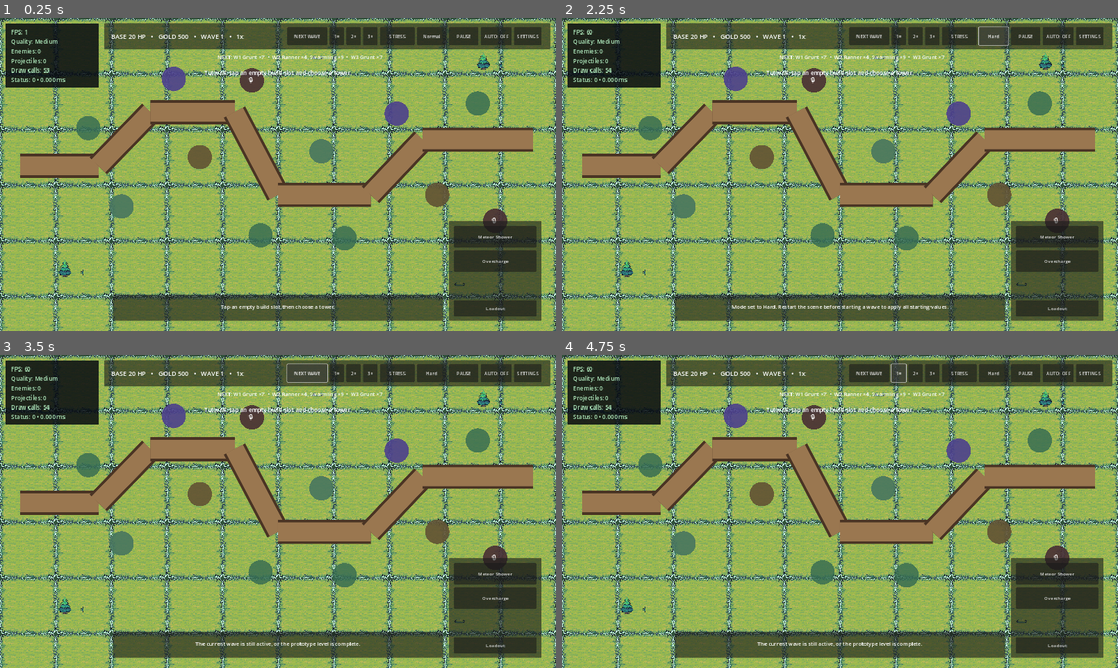
Above: before the commit, frames 1-4 (two rows, left to right).
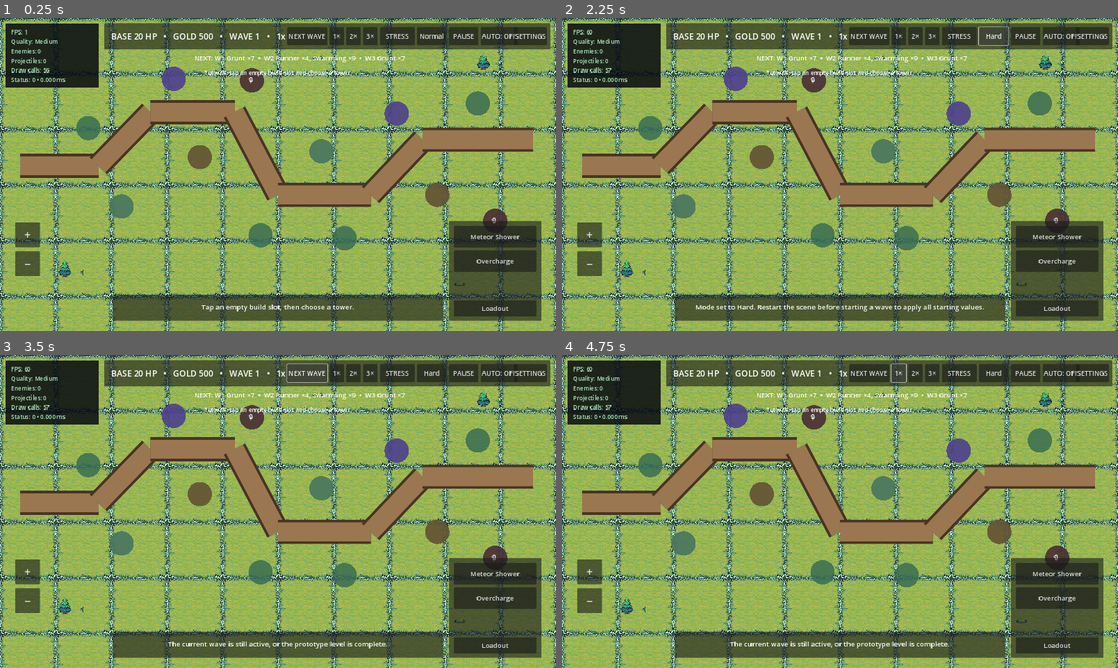
Above: after the commit, the same moments.

Repository: harryshabri0/ten-gates
Game: Godot game, scene res://scenes/game/game_root.tscn
Same seed, same stepped clock (60 frames per second), same inputs: the game is played once before the commit and once after it.
Inputs (mouse positions are in pixels of both pictures, inside the frame that each line leads up to):
- Up to frame 1 (0.25 s): no input
- Up to frame 2 (2.25 s): click (589, 233) at 0.5 s, where only the run after the commit has a clickable "+"; click (589, 265) at 1.25 s, where only the run after the commit has a clickable "−"; click "Normal" at 2 s
- Up to frame 3 (3.5 s): click "NEXT WAVE" at 2.75 s
- Up to frame 4 (4.75 s): click "NEXT WAVE" at 3.5 s; click "1×" at 4.25 s

The runs differ from the first frame. In frame 1, 2.2% of the frame differs, in the area x 2-99%, y 2-94%; in frame 2, 2.4%; in frame 3, 2.3%; in frame 4, 2.3%.
Error in both runs: Invalid call. Nonexistent 'String' constructor. (res://scripts/gameplay/wave_director.gd:58)

Commit message:
Add landscape camera and larger touch controls

Diff:
--- a/project.godot
+++ b/project.godot
@@ -28,11 +28,12 @@
 window/size/window_width_override=1280
 window/size/window_height_override=720
 window/stretch/mode="canvas_items"
+window/stretch/aspect="expand"
 
 [display/window]
 
 size/resizable=true
-handheld/orientation=1
+handheld/orientation=0
 
 [input_devices]
 
--- a/scenes/game/game_root.tscn
+++ b/scenes/game/game_root.tscn
@@ -12,6 +12,7 @@
 [ext_resource type="Script" path="res://scripts/gameplay/spell_system.gd" id="10_spell"]
 [ext_resource type="PackedScene" path="res://scenes/ui/feedback_layer.tscn" id="11_feedback"]
 [ext_resource type="Script" path="res://scripts/gameplay/world_rule_controller.gd" id="12_rules"]
+[ext_resource type="Script" path="res://scripts/gameplay/camera_controller.gd" id="13_camera"]
 
 [node name="GameRoot" type="Node2D"]
 script = ExtResource("3_controller")
@@ -25,6 +26,12 @@
 
 [node name="InputController" type="Node" parent="."]
 script = ExtResource("1_input")
+
+[node name="GameplayCamera" type="Camera2D" parent="."]
+position = Vector2(960, 540)
+position_smoothing_enabled = true
+position_smoothing_speed = 8.0
+script = ExtResource("13_camera")
 
 [node name="EnemyManager" type="Node2D" parent="."]
 script = ExtResource("4_enemy")
--- /dev/null
+++ b/scripts/gameplay/camera_controller.gd
@@ -0,0 +1,32 @@
+class_name GameplayCameraController
+extends Camera2D
+## Landscape map camera: pinch or the large +/- controls pan and zoom the map.
+
+const MIN_ZOOM := 1.0
+const MAX_ZOOM := 1.65
+const WORLD_RECT := Rect2(0.0, 0.0, 1920.0, 1080.0)
+
+func _ready() -> void:
+	make_current()
+	EventBus.screen_dragged.connect(_on_screen_dragged)
+	EventBus.pinch_zoom_requested.connect(_on_pinch_zoom_requested)
+	get_viewport().size_changed.connect(_clamp_to_world)
+	_clamp_to_world()
+
+func _on_screen_dragged(delta: Vector2) -> void:
+	position -= delta * zoom.x
+	_clamp_to_world()
+
+func _on_pinch_zoom_requested(factor: float) -> void:
+	var zoom_level := clampf(zoom.x * factor, MIN_ZOOM, MAX_ZOOM)
+	zoom = Vector2(zoom_level, zoom_level)
+	_clamp_to_world()
+
+func _clamp_to_world() -> void:
+	var viewport_size := get_viewport_rect().size
+	var half_visible := viewport_size * zoom.x * 0.5
+	var center := WORLD_RECT.get_center()
+	var minimum := WORLD_RECT.position + half_visible
+	var maximum := WORLD_RECT.end - half_visible
+	position.x = center.x if minimum.x > maximum.x else clampf(position.x, minimum.x, maximum.x)
+	position.y = center.y if minimum.y > maximum.y else clampf(position.y, minimum.y, maximum.y)
--- a/scripts/gameplay/game_controller.gd
+++ b/scripts/gameplay/game_controller.gd
@@ -137,6 +137,7 @@
 	_hud.settings_requested.connect(_on_settings_requested)
 	_hud.world_action_requested.connect(_on_world_action_requested)
 	_hud.update_requested.connect(UpdateService.open_download)
+	_hud.camera_zoom_requested.connect(_on_camera_zoom_requested)
 	UpdateService.update_available.connect(_on_update_available)
 	_spell_system.targeting_requested.connect(_hud.set_spell_targeting)
 	_spell_system.cooldown_changed.connect(_hud.set_spell_cooldown)
@@ -187,16 +188,20 @@
 		_hud.set_hint("Stress test complete. Record the FPS and draw calls on your Android device.")
 
 func _on_screen_tapped(position: Vector2) -> void:
-	if _spell_system.confirm_target(position):
+	var world_position: Vector2 = get_viewport().get_canvas_transform().affine_inverse() * position
+	if _spell_system.confirm_target(world_position):
 		return
 	if _stress_test_running:
 		return
 	for index: int in _slot_positions.size():
-		if position.distance_squared_to(_slot_positions[index]) > SLOT_RADIUS * SLOT_RADIUS:
+		if world_position.distance_squared_to(_slot_positions[index]) > SLOT_RADIUS * SLOT_RADIUS:
 			continue
 		_select_slot(index)
 		return
 	_clear_selection()
+
+func _on_camera_zoom_requested(factor: float) -> void:
+	EventBus.pinch_zoom_requested.emit(factor)
 
 func _select_slot(index: int) -> void:
 	_clear_selected_tower_only()
--- a/scripts/gameplay/hud.gd
+++ b/scripts/gameplay/hud.gd
@@ -21,6 +21,7 @@
 signal settings_requested()
 signal world_action_requested()
 signal update_requested()
+signal camera_zoom_requested(factor: float)
 
 @onready var _status: Label = $TopBar/Status
 @onready var _hint: Label = $BottomBar/Hint
@@ -30,6 +31,8 @@
 var _auto_next_enabled: bool = false
 var _sell_hold_timer: Timer
 var _update_button: Button
+var _zoom_in_button: Button
+var _zoom_out_button: Button
 
 func _ready() -> void:
 	for tower_id: String in ["archer", "cannon", "barracks", "ice", "arcane", "poison_lab", "tesla", "skyfang", "coin_tower", "ballista", "fire_tower", "mechanic_workshop", "war_totem", "void_tower"]:
@@ -51,6 +54,10 @@
 	_update_button.hide()
 	add_child(_update_button)
 	_update_button.pressed.connect(func() -> void: update_requested.emit())
+	_zoom_in_button = _create_map_button("ZoomIn", "+", Vector2(52.0, 705.0))
+	_zoom_out_button = _create_map_button("ZoomOut", "−", Vector2(52.0, 805.0))
+	_zoom_in_button.pressed.connect(func() -> void: camera_zoom_requested.emit(1.18))
+	_zoom_out_button.pressed.connect(func() -> void: camera_zoom_requested.emit(0.84))
 	$SpellPanel/Spell1.pressed.connect(func() -> void: spell_requested.emit(String($SpellPanel/Spell1.get_meta("spell_id"))))
 	$SpellPanel/Spell2.pressed.connect(func() -> void: spell_requested.emit(String($SpellPanel/Spell2.get_meta("spell_id"))))
 	$SpellPanel/Spell3.pressed.connect(func() -> void: spell_requested.emit(String($SpellPanel/Spell3.get_meta("spell_id"))))
@@ -79,6 +86,7 @@
 	$ResultPanel.hide()
 	$DefeatPanel.hide()
 	$WorldAction.hide()
+	_apply_touch_sizes()
 	set_hint("Tap an empty build slot, then choose a tower.")
 
 func set_status(base_hp: int, gold: int, wave: int, speed: int) -> void:
@@ -92,6 +100,28 @@
 	_update_button.tooltip_text = "Download the latest Ten Gates APK"
 	_update_button.show()
 
+func _create_map_button(button_name: String, label: String, location: Vector2) -> Button:
+	var button := Button.new()
+	button.name = button_name
+	button.text = label
+	button.position = location
+	button.size = Vector2(86.0, 86.0)
+	button.add_theme_font_size_override("font_size", 40)
+	button.tooltip_text = "Zoom map"
+	add_child(button)
+	return button
+
+func _apply_touch_sizes(menu_scale: float = 1.10) -> void:
+	for control: Node in get_children():
+		_apply_button_font_size(control, menu_scale)
+
+func _apply_button_font_size(node: Node, menu_scale: float) -> void:
+	if node is Button:
+		var is_zoom_button := node == _zoom_in_button or node == _zoom_out_button
+		node.add_theme_font_size_override("font_size", 40 if is_zoom_button else roundi(21.0 * menu_scale))
+	for child: Node in node.get_children():
+		_apply_button_font_size(child, menu_scale)
+
 func set_difficulty_label(difficulty_id: String) -> void:
 	$TopBar/Mode.text = difficulty_id.capitalize()
 
@@ -103,9 +133,11 @@
 
 func apply_preferences() -> void:
 	$SpellPanel.position.x = 50.0 if Settings.left_handed else 1550.0
-	$TopBar/Status.add_theme_font_size_override("font_size", roundi(22.0 * Settings.font_scale))
-	$BottomBar/Hint.add_theme_font_size_override("font_size", roundi(18.0 * Settings.font_scale))
-	$WavePreview.add_theme_font_size_override("font_size", roundi(18.0 * Settings.font_scale))
+	var menu_scale := maxf(1.10, Settings.font_scale)
+	$TopBar/Status.add_theme_font_size_override("font_size", roundi(26.0 * menu_scale))
+	$BottomBar/Hint.add_theme_font_size_override("font_size", roundi(22.0 * menu_scale))
+	$WavePreview.add_theme_font_size_override("font_size", roundi(21.0 * menu_scale))
+	_apply_touch_sizes(menu_scale)
 	$TopBar.modulate = Color(1.0, 0.94, 0.66) if Settings.colorblind_mode else Color.WHITE
 
 func show_result(stars: int, gained_sp: int, total_sp: int) -> void:
Not shown: 1 places in scenes/game/game_root.tscn that only renumber resources
Not shown, added: scripts/gameplay/camera_controller.gd.uid
